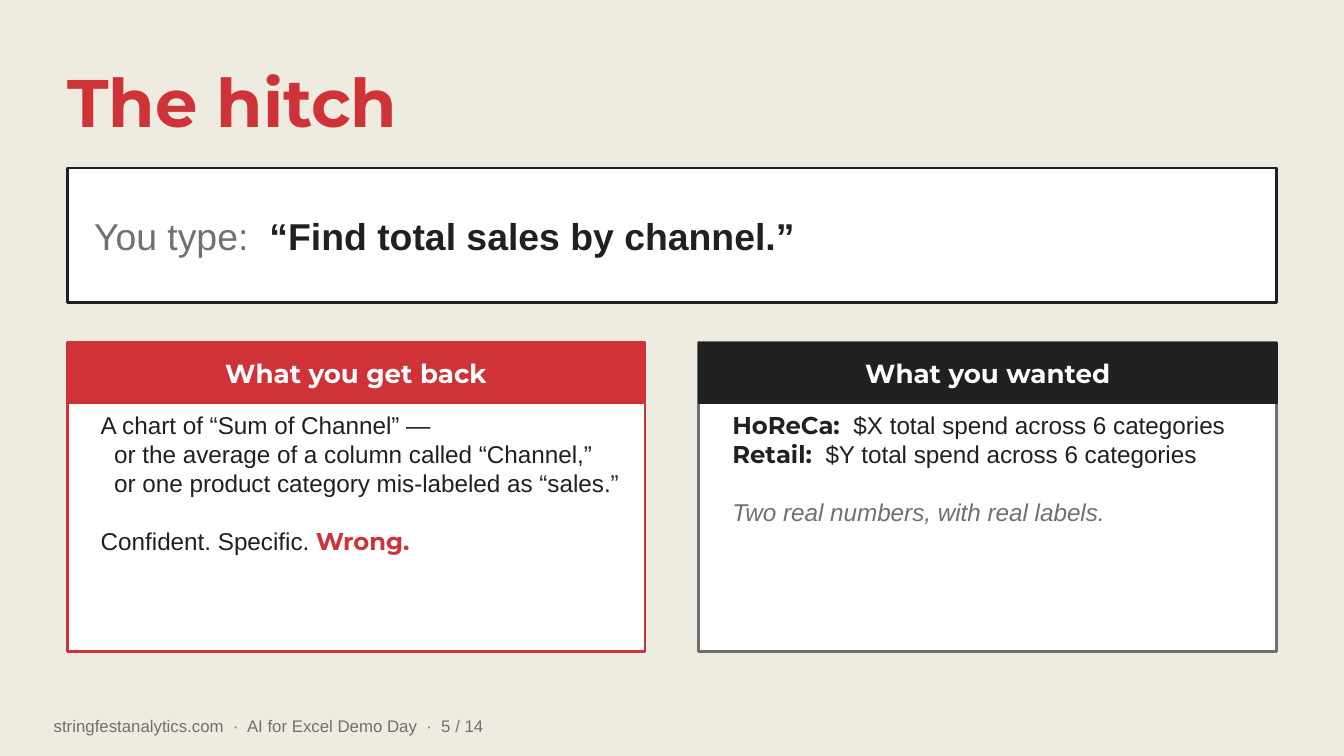
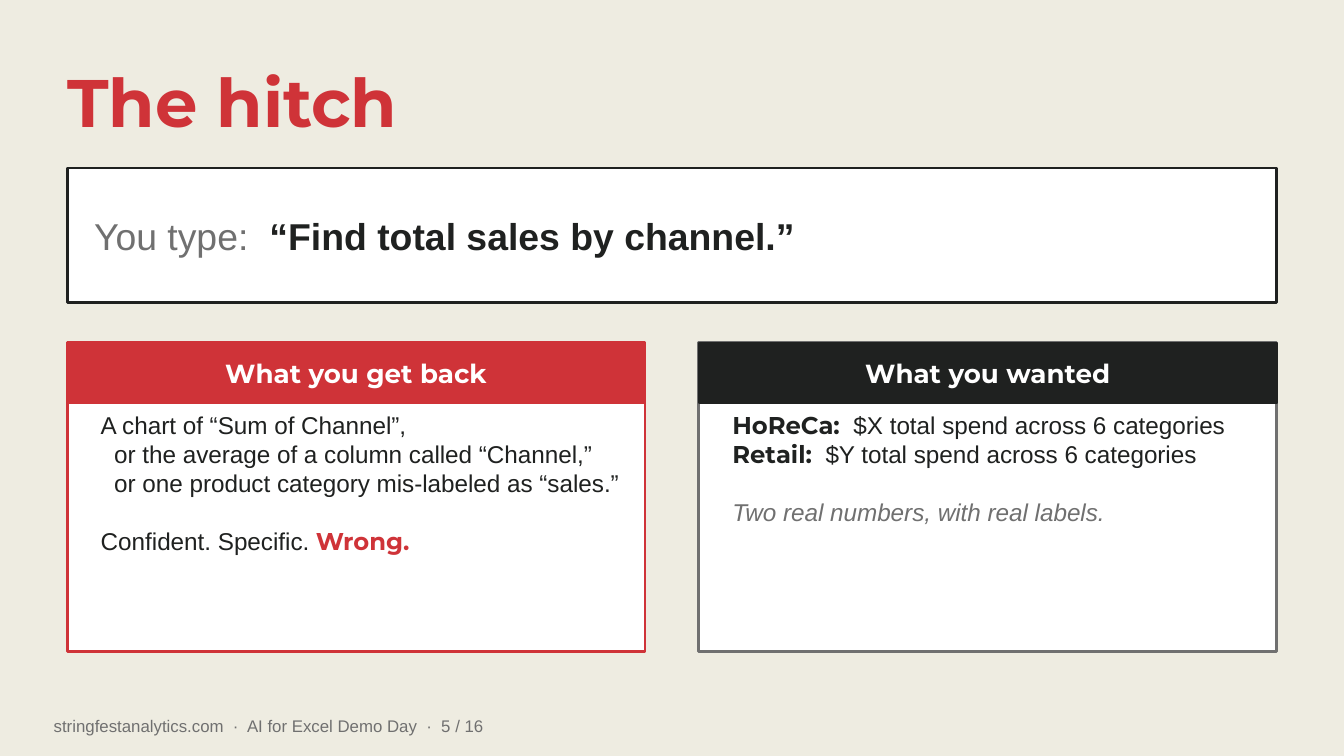
Before and after one commit to stringfestdata/ai-for-excel-demo-day, a slide deck: slide 5 of AI-for-Excel-Demo-Day.pptx. Drawn at 1344x756 pixels with LibreOffice and Linux fonts; fonts in the diff are those of the drawing. Boxes give left, top, right and bottom in pixels: in the first picture for what was removed or moved away, otherwise in the second. Text is boxed around its words. In the diff, an @@ line names an element or a change of style, - is before the commit and + after.

```diff
--- a/AI-for-Excel-Demo-Day.pptx
+++ b/AI-for-Excel-Demo-Day.pptx
@@ text at (101, 416, 406, 437): text changed @@
-A chart of “Sum of Channel” —
+A chart of “Sum of Channel”,
@@ text at (54, 720, 484, 736): text changed @@
-stringfestanalytics.com · AI for Excel Demo Day · 5 / 14
+stringfestanalytics.com · AI for Excel Demo Day · 5 / 16
```
Also in this commit, not shown: 13 other slides changed, 2 slides added, 1 other file.
